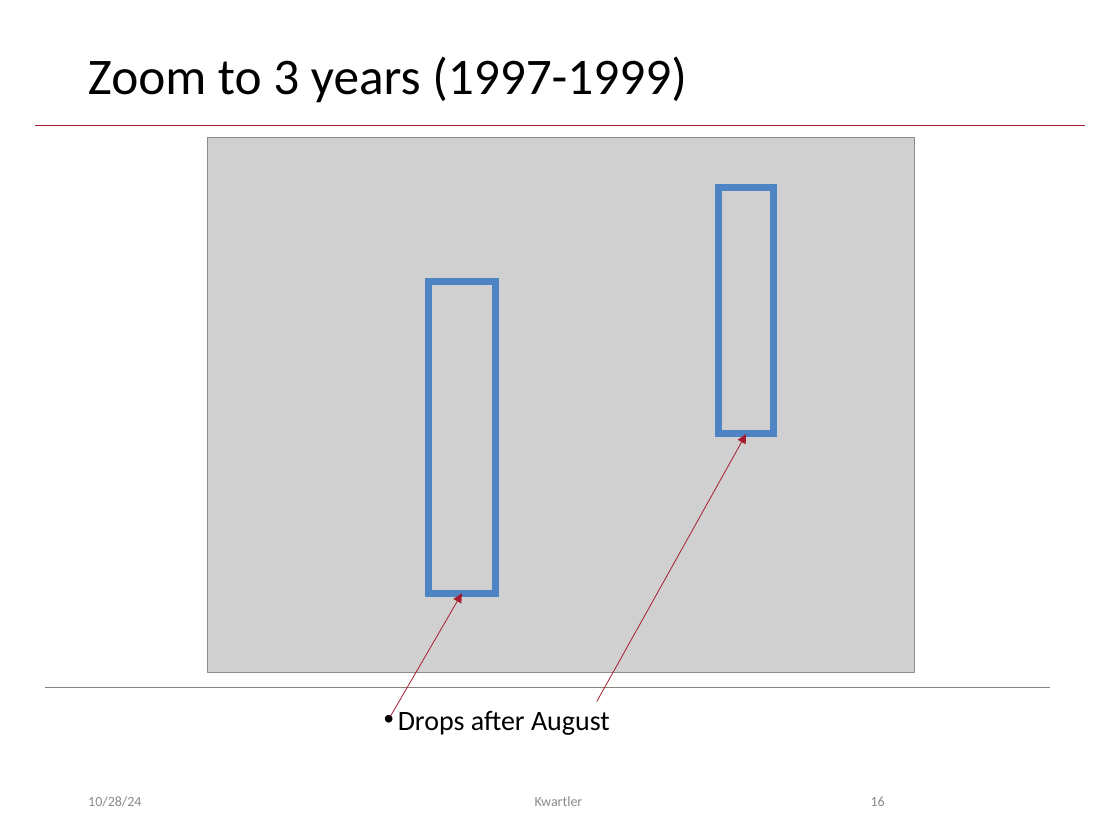
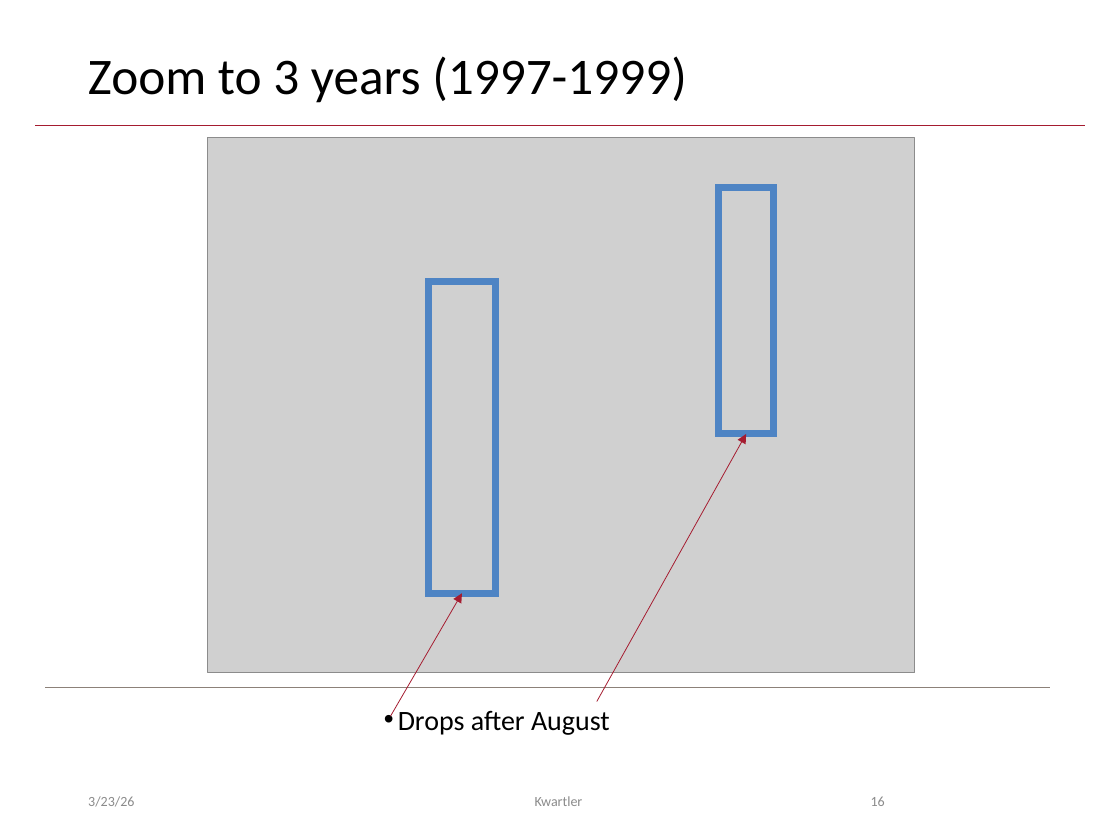
Before and after one commit to kwartler/Harvard_DataMining_Business_Student, a slide deck: slide 15 of Lessons/H_TimeSeries/A_TimeSeries.pptx. Drawn at 1120x840 pixels with LibreOffice and Linux fonts; fonts in the diff are those of the drawing; grey boxes stand for pictures; background and template pictures are left out. Boxes give left, top, right and bottom in pixels: in the first picture for what was removed or moved away, otherwise in the second. Text is boxed around its words. In the diff, an @@ line names an element or a change of style, - is before the commit and + after.

```diff
--- a/Lessons/H_TimeSeries/A_TimeSeries.pptx
+++ b/Lessons/H_TimeSeries/A_TimeSeries.pptx
@@ text at (88, 796, 134, 807): text changed @@
-10/28/24
+3/23/26
```
Also in this commit, not shown: 46 other slides changed, 5 other files.
